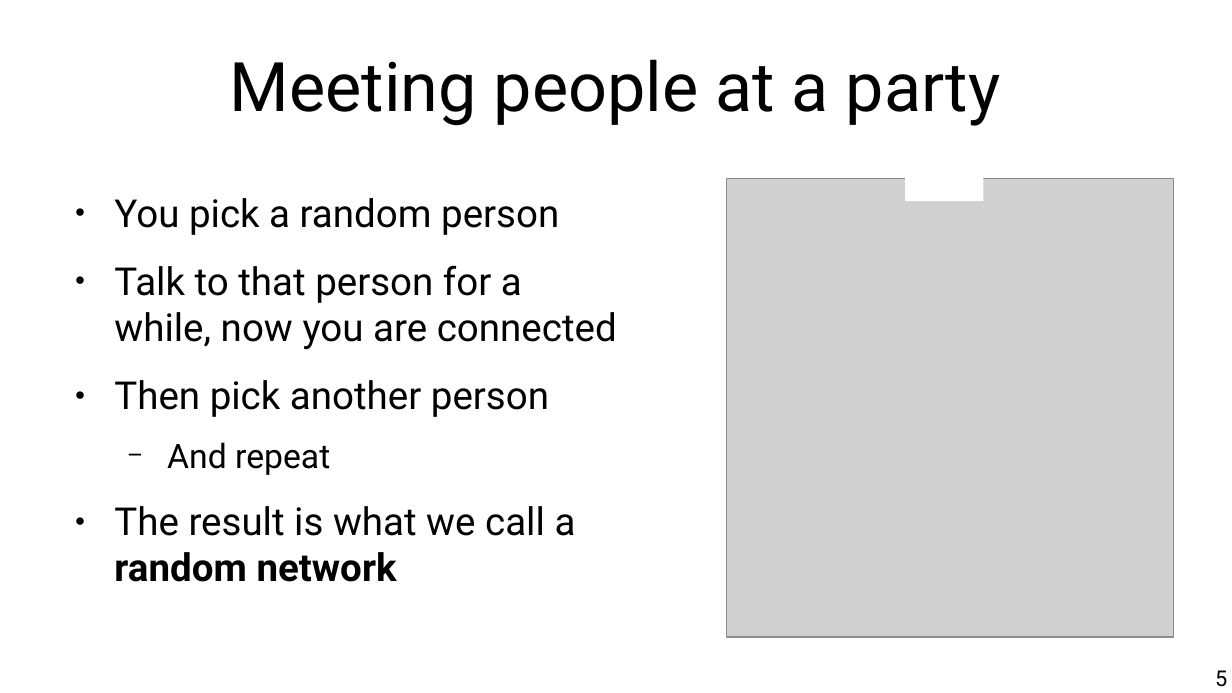
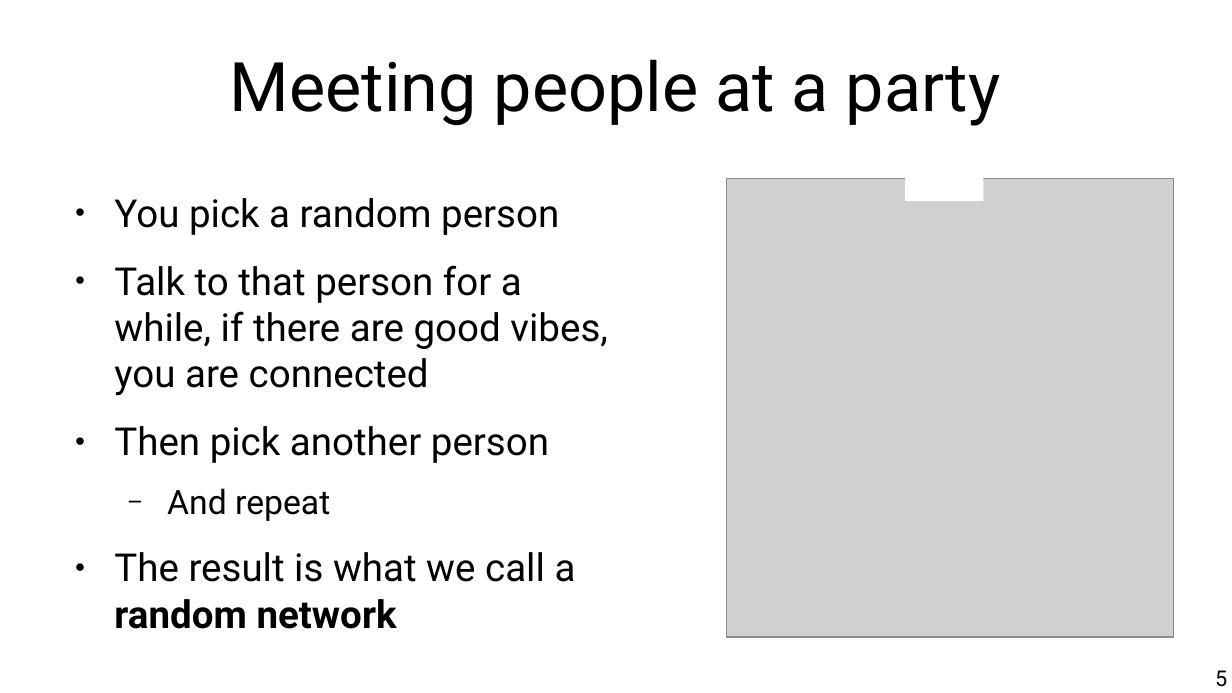
Before and after one commit to chatox/networks-science-course, a slide deck: slide 5 of theory/tt03_random_networks.odp. Drawn at 1232x693 pixels with LibreOffice and Linux fonts; fonts in the diff are those of the drawing; grey boxes stand for pictures. Boxes give left, top, right and bottom in pixels: in the first picture for what was removed or moved away, otherwise in the second. Text is boxed around its words. In the diff, an @@ line names an element or a change of style, - is before the commit and + after.

```diff
--- a/theory/tt03_random_networks.odp
+++ b/theory/tt03_random_networks.odp
@@ text at box(114, 265, 608, 396): text changed @@
-● Talk to that person for a while, now you are connected
+● Talk to that person for a while, if there are good vibes, you are connected
```
Also in this commit, not shown: 11 other slides changed, 1 other file.
